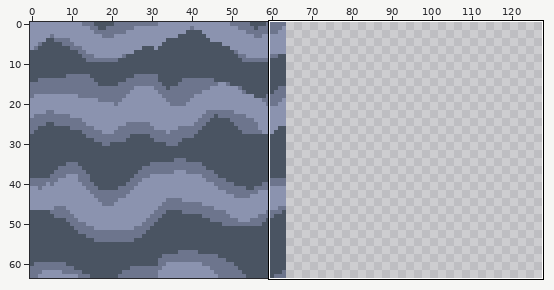
Two states of a pixel-art file, assets/tile_backgrounds.aseprite. The picture above shows the old version from afar; the outline marks the close-up.
Close-up. The starting point:
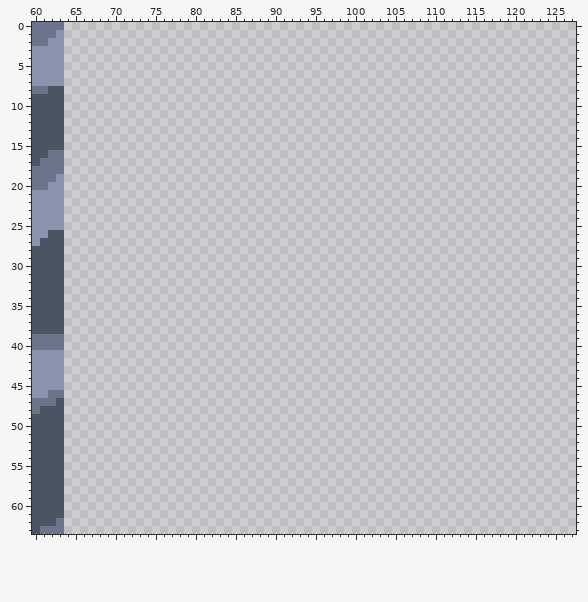
128x64 pixels, 1 frame. Shown: x 60..127, y 0..63.
And afterwards:
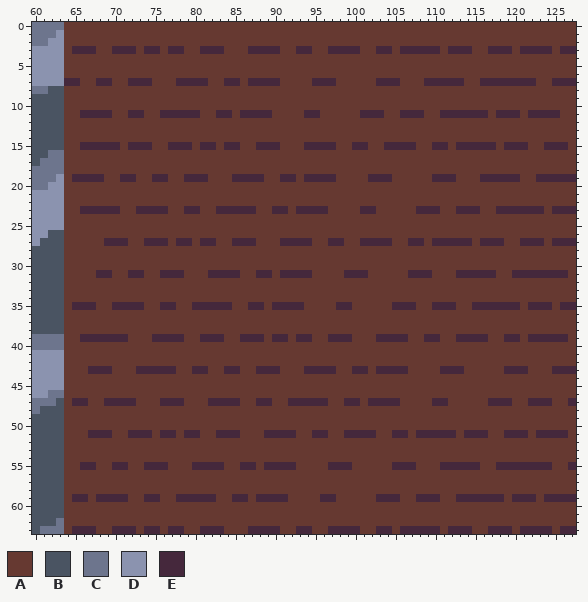
Palette (. is transparent): A #663931  B #4a5462  C #6d758d  D #8b93af  E #45283c
Changes in this commit:
Changed rows in their new state; - is an unchanged pixel.
first column x 64:
 0 AAAAAAAAAAAAAAAAAAAAAAAAAAAAAAAAAAAAAAAAAAAAAAAAAAAAAAAAAAAAAAAA
 1 AAAAAAAAAAAAAAAAAAAAAAAAAAAAAAAAAAAAAAAAAAAAAAAAAAAAAAAAAAAAAAAA
 2 AAAAAAAAAAAAAAAAAAAAAAAAAAAAAAAAAAAAAAAAAAAAAAAAAAAAAAAAAAAAAAAA
 3 AEEEAAEEEAEEAEEAAEEEAAAEEEEAAEEAAEEEEAAEEAEEEEEAEEEAAEEEAEEEEAEE
 4 AAAAAAAAAAAAAAAAAAAAAAAAAAAAAAAAAAAAAAAAAAAAAAAAAAAAAAAAAAAAAAAA
 5 AAAAAAAAAAAAAAAAAAAAAAAAAAAAAAAAAAAAAAAAAAAAAAAAAAAAAAAAAAAAAAAA
 6 AAAAAAAAAAAAAAAAAAAAAAAAAAAAAAAAAAAAAAAAAAAAAAAAAAAAAAAAAAAAAAAA
 7 EEAAEEAAEEEAAAEEEEAAEEAEEEEAAAAEEEAAAAAEEEAAAEEEEEAAEEEEEEEAAEEE
 8 AAAAAAAAAAAAAAAAAAAAAAAAAAAAAAAAAAAAAAAAAAAAAAAAAAAAAAAAAAAAAAAA
 9 AAAAAAAAAAAAAAAAAAAAAAAAAAAAAAAAAAAAAAAAAAAAAAAAAAAAAAAAAAAAAAAA
10 AAAAAAAAAAAAAAAAAAAAAAAAAAAAAAAAAAAAAAAAAAAAAAAAAAAAAAAAAAAAAAAA
11 AAEEEEAAEEAAEEEEEAAEEAEEEEAAAAEEAAAAAEEEAAEEEAAEEEEEEAEEEAEEEEAA
12 AAAAAAAAAAAAAAAAAAAAAAAAAAAAAAAAAAAAAAAAAAAAAAAAAAAAAAAAAAAAAAAA
13 AAAAAAAAAAAAAAAAAAAAAAAAAAAAAAAAAAAAAAAAAAAAAAAAAAAAAAAAAAAAAAAA
14 AAAAAAAAAAAAAAAAAAAAAAAAAAAAAAAAAAAAAAAAAAAAAAAAAAAAAAAAAAAAAAAA
15 AAEEEEEAEEEAAEEEAEEAEEAAEEEAAAEEEEAAEEAAEEEEAAEEAEEEEEAEEEAAEEEA
16 AAAAAAAAAAAAAAAAAAAAAAAAAAAAAAAAAAAAAAAAAAAAAAAAAAAAAAAAAAAAAAAA
17 AAAAAAAAAAAAAAAAAAAAAAAAAAAAAAAAAAAAAAAAAAAAAAAAAAAAAAAAAAAAAAAA
18 AAAAAAAAAAAAAAAAAAAAAAAAAAAAAAAAAAAAAAAAAAAAAAAAAAAAAAAAAAAAAAAA
19 AEEEEAAEEAAEEAAEEEAAAEEEEAAEEAEEEEAAAAEEEAAAAAEEEAAAEEEEEAAEEEEE
20 AAAAAAAAAAAAAAAAAAAAAAAAAAAAAAAAAAAAAAAAAAAAAAAAAAAAAAAAAAAAAAAA
21 AAAAAAAAAAAAAAAAAAAAAAAAAAAAAAAAAAAAAAAAAAAAAAAAAAAAAAAAAAAAAAAA
22 AAAAAAAAAAAAAAAAAAAAAAAAAAAAAAAAAAAAAAAAAAAAAAAAAAAAAAAAAAAAAAAA
23 AAEEEEEAAEEEEAAEEAAEEEEEAAEEAEEEEAAAAEEAAAAAEEEAAEEEAAEEEEEEAEEE
24 AAAAAAAAAAAAAAAAAAAAAAAAAAAAAAAAAAAAAAAAAAAAAAAAAAAAAAAAAAAAAAAA
25 AAAAAAAAAAAAAAAAAAAAAAAAAAAAAAAAAAAAAAAAAAAAAAAAAAAAAAAAAAAAAAAA
26 AAAAAAAAAAAAAAAAAAAAAAAAAAAAAAAAAAAAAAAAAAAAAAAAAAAAAAAAAAAAAAAA
27 AAAAAEEEAAEEEAEEAEEAAEEEAAAEEEEAAEEAAEEEEAAEEAEEEEEAEEEAAEEEAEEE
28 AAAAAAAAAAAAAAAAAAAAAAAAAAAAAAAAAAAAAAAAAAAAAAAAAAAAAAAAAAAAAAAA
29 AAAAAAAAAAAAAAAAAAAAAAAAAAAAAAAAAAAAAAAAAAAAAAAAAAAAAAAAAAAAAAAA
30 AAAAAAAAAAAAAAAAAAAAAAAAAAAAAAAAAAAAAAAAAAAAAAAAAAAAAAAAAAAAAAAA
31 AAAAEEAAEEAAEEEAAAEEEEAAEEAEEEEAAAAEEEAAAAAEEEAAAEEEEEAAEEEEEEEA
32 AAAAAAAAAAAAAAAAAAAAAAAAAAAAAAAAAAAAAAAAAAAAAAAAAAAAAAAAAAAAAAAA
33 AAAAAAAAAAAAAAAAAAAAAAAAAAAAAAAAAAAAAAAAAAAAAAAAAAAAAAAAAAAAAAAA
34 AAAAAAAAAAAAAAAAAAAAAAAAAAAAAAAAAAAAAAAAAAAAAAAAAAAAAAAAAAAAAAAA
35 AEEEAAEEEEAAEEAAEEEEEAAEEAEEEEAAAAEEAAAAAEEEAAEEEAAEEEEEEAEEEAEE
36 AAAAAAAAAAAAAAAAAAAAAAAAAAAAAAAAAAAAAAAAAAAAAAAAAAAAAAAAAAAAAAAA
37 AAAAAAAAAAAAAAAAAAAAAAAAAAAAAAAAAAAAAAAAAAAAAAAAAAAAAAAAAAAAAAAA
38 AAAAAAAAAAAAAAAAAAAAAAAAAAAAAAAAAAAAAAAAAAAAAAAAAAAAAAAAAAAAAAAA
39 AAEEEEEEAAAEEEEAAEEEAAEEEAEEAEEAAEEEAAAEEEEAAEEAAEEEEAAEEAEEEEEA
40 AAAAAAAAAAAAAAAAAAAAAAAAAAAAAAAAAAAAAAAAAAAAAAAAAAAAAAAAAAAAAAAA
41 AAAAAAAAAAAAAAAAAAAAAAAAAAAAAAAAAAAAAAAAAAAAAAAAAAAAAAAAAAAAAAAA
42 AAAAAAAAAAAAAAAAAAAAAAAAAAAAAAAAAAAAAAAAAAAAAAAAAAAAAAAAAAAAAAAA
43 AAAEEEAAAEEEEEAAEEAAEEAAEEEAAAEEEEAAEEAEEEEAAAAEEEAAAAAEEEAAAEEE
44 AAAAAAAAAAAAAAAAAAAAAAAAAAAAAAAAAAAAAAAAAAAAAAAAAAAAAAAAAAAAAAAA
45 AAAAAAAAAAAAAAAAAAAAAAAAAAAAAAAAAAAAAAAAAAAAAAAAAAAAAAAAAAAAAAAA
46 AAAAAAAAAAAAAAAAAAAAAAAAAAAAAAAAAAAAAAAAAAAAAAAAAAAAAAAAAAAAAAAA
47 AEEAAEEEEAAAEEEAAAEEEEAAEEAAEEEEEAAEEAEEEEAAAAEEAAAAAEEEAAEEEAAE
48 AAAAAAAAAAAAAAAAAAAAAAAAAAAAAAAAAAAAAAAAAAAAAAAAAAAAAAAAAAAAAAAA
49 AAAAAAAAAAAAAAAAAAAAAAAAAAAAAAAAAAAAAAAAAAAAAAAAAAAAAAAAAAAAAAAA
50 AAAAAAAAAAAAAAAAAAAAAAAAAAAAAAAAAAAAAAAAAAAAAAAAAAAAAAAAAAAAAAAA
51 AAAEEEAAEEEAEEAEEAAEEEAAAEEEEAAEEAAEEEEAAEEAEEEEEAEEEAAEEEAEEEEA
52 AAAAAAAAAAAAAAAAAAAAAAAAAAAAAAAAAAAAAAAAAAAAAAAAAAAAAAAAAAAAAAAA
53 AAAAAAAAAAAAAAAAAAAAAAAAAAAAAAAAAAAAAAAAAAAAAAAAAAAAAAAAAAAAAAAA
54 AAAAAAAAAAAAAAAAAAAAAAAAAAAAAAAAAAAAAAAAAAAAAAAAAAAAAAAAAAAAAAAA
55 AAEEAAEEAAEEEAAAEEEEAAEEAEEEEAAAAEEEAAAAAEEEAAAEEEEEAAEEEEEEEAAE
56 AAAAAAAAAAAAAAAAAAAAAAAAAAAAAAAAAAAAAAAAAAAAAAAAAAAAAAAAAAAAAAAA
57 AAAAAAAAAAAAAAAAAAAAAAAAAAAAAAAAAAAAAAAAAAAAAAAAAAAAAAAAAAAAAAAA
58 AAAAAAAAAAAAAAAAAAAAAAAAAAAAAAAAAAAAAAAAAAAAAAAAAAAAAAAAAAAAAAAA
59 AEEAEEEEAAEEAAEEEEEAAEEAEEEEAAAAEEAAAAAEEEAAEEEAAEEEEEEAEEEAEEEE
60 AAAAAAAAAAAAAAAAAAAAAAAAAAAAAAAAAAAAAAAAAAAAAAAAAAAAAAAAAAAAAAAA
61 AAAAAAAAAAAAAAAAAAAAAAAAAAAAAAAAAAAAAAAAAAAAAAAAAAAAAAAAAAAAAAAA
62 AAAAAAAAAAAAAAAAAAAAAAAAAAAAAAAAAAAAAAAAAAAAAAAAAAAAAAAAAAAAAAAA
63 AEEEAAEEEAEEAEEAAEEEAAAEEEEAAEEAAEEEEAAEEAEEEEEAEEEAAEEEAEEEEAEE
Changed places in both close-ups, as pixel boxes (x1, y1, x2, y2):
added: (64, 22, 576, 534)
